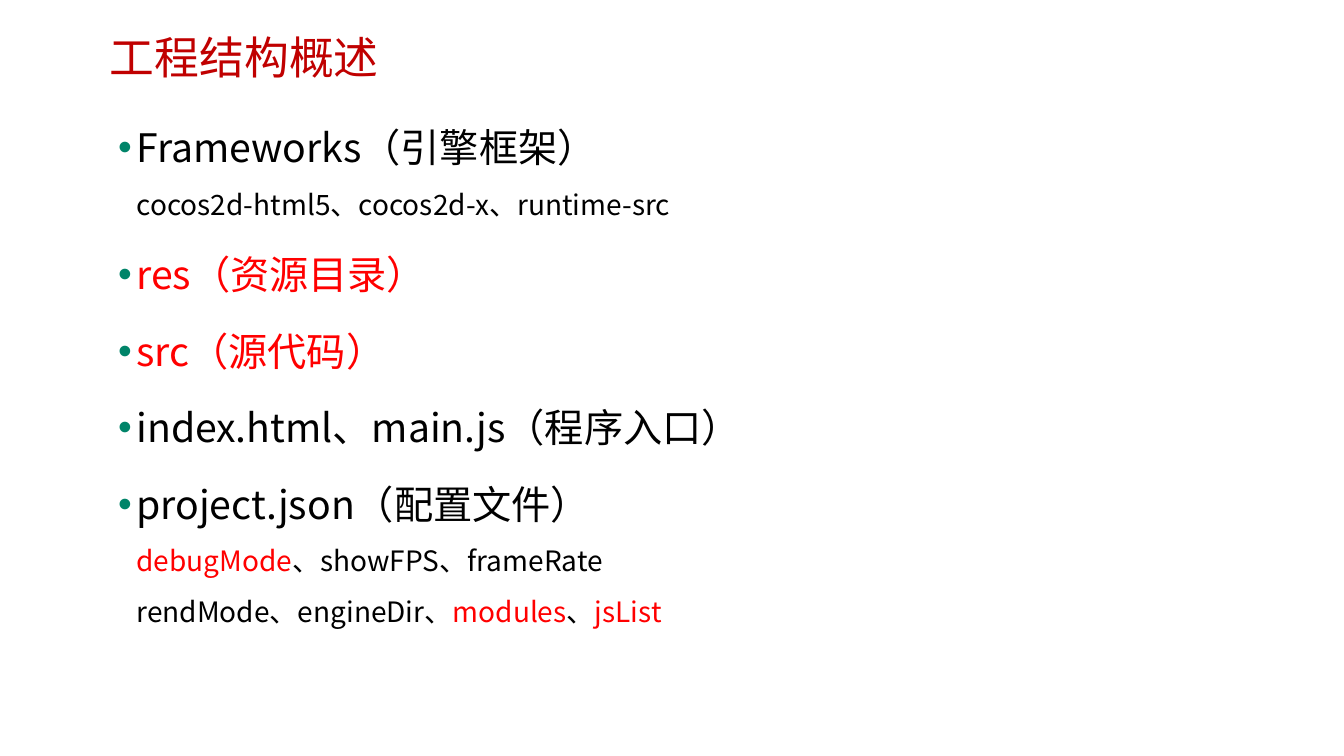
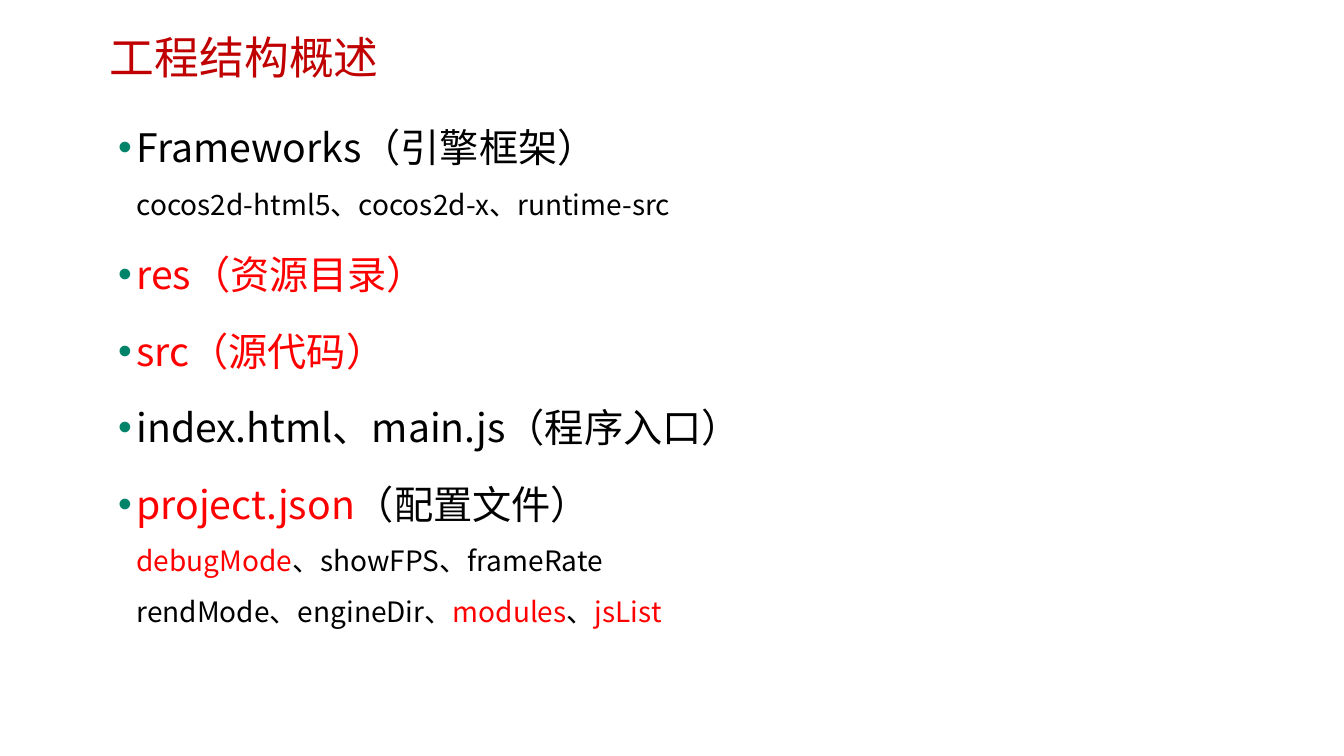
Before and after one commit to edu2act/course-H5-Animation-and-Game-Development, a slide deck: slide 2 of materials/slides/ch06.pptx. Drawn at 1344x756 pixels with LibreOffice and Linux fonts; fonts in the diff are those of the drawing; background and template pictures are left out. Boxes give left, top, right and bottom in pixels: in the first picture for what was removed or moved away, otherwise in the second. Text is boxed around its words. In the diff, an @@ line names an element or a change of style, - is before the commit and + after.

Commit message:
调整PPT 06

```diff
--- a/materials/slides/ch06.pptx
+++ b/materials/slides/ch06.pptx
@@ text at (x1=136, y1=485, x2=661, y2=629): text colour #000000 to #FF0000 in "project.json（配置文件）" @@
```
